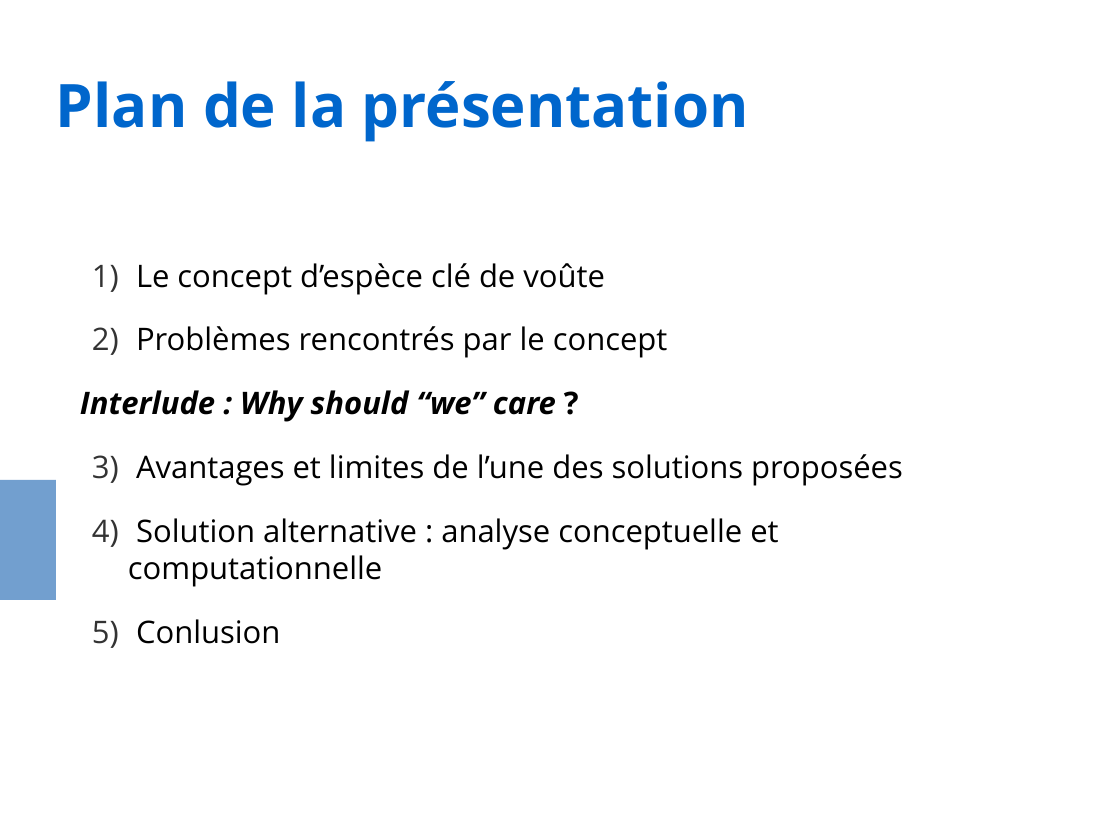
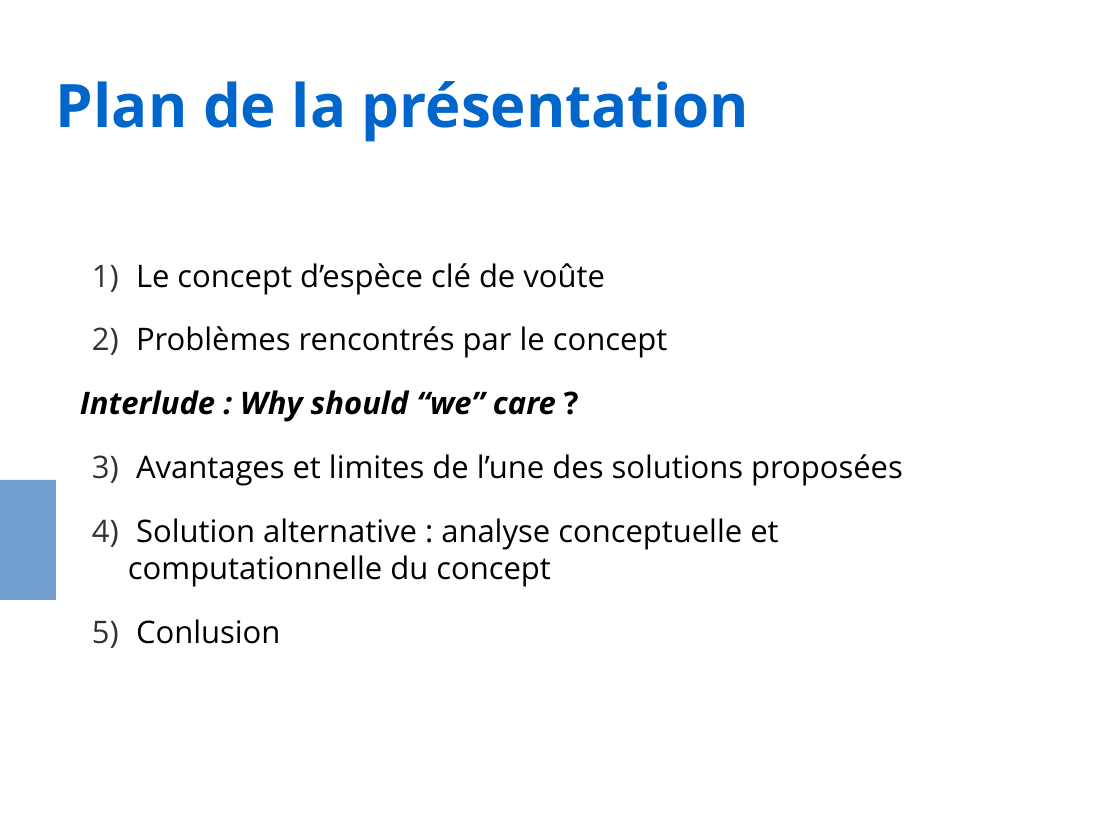
Before and after one commit to evadelmas/keystone_concept, a slide deck: slide 2 of presentation_LEIPS.odp. Drawn at 1120x840 pixels with LibreOffice and Linux fonts; fonts in the diff are those of the drawing. Boxes give left, top, right and bottom in pixels: in the first picture for what was removed or moved away, otherwise in the second. Text is boxed around its words. In the diff, an @@ line names an element or a change of style, - is before the commit and + after.

```diff
--- a/presentation_LEIPS.odp
+++ b/presentation_LEIPS.odp
@@ text at bbox=[128, 518, 778, 587]: text changed @@
-2) Solution alternative : analyse conceptuelle et computationnelle
+2) Solution alternative : analyse conceptuelle et computationnelle du concept
```
Also in this commit, not shown: 3 other slides changed.
